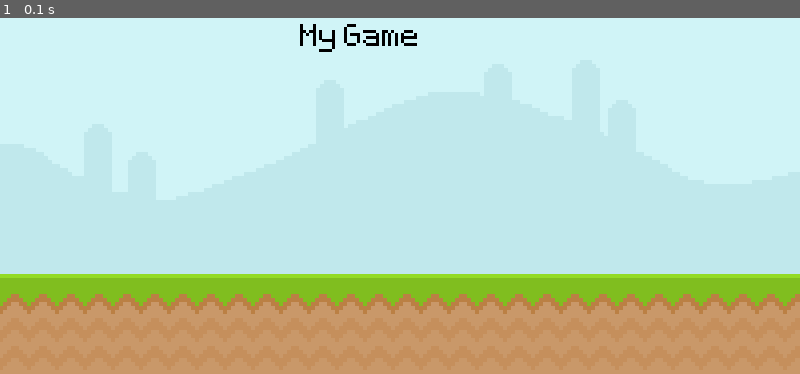
Above: before the commit, frame 1.
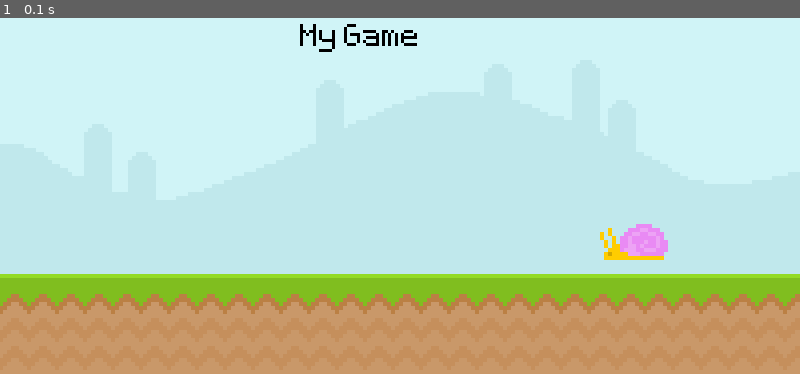
Above: after the commit, the same moment.

Repository: kalc1/Pygame-Test
Game: pygame game, started from Initial File.py
Same seed, same stepped clock (60 frames per second), same inputs: the game is played once before the commit and once after it.
Inputs:
- Up to frame 1 (0.1 s): no input

The runs differ from the first frame. In frame 1, 0.6% of the frame differs, in the area x 75-84%, y 57-68%.

Commit message:
import snail1.png and unto static surface

Diff:
--- a/Initial File.py
+++ b/Initial File.py
@@ -12,6 +12,9 @@
 ground_surface = pygame.image.load('C:/Users\kalco\Coding Projects\Python\Pygame-Test\graphics\ground.png')
 text_surface = test_font.render('My Game', False, 'Black') # (text, Anti-Aliasing, color)
 
+snail_surface = pygame.image.load('C:/Users\kalco\Coding Projects\Python\Pygame-Test\graphics\snail\snail1.png')
+snail_x_pos = 600
+
 running = True
 while running:
     # poll for events
@@ -24,6 +27,7 @@
     screen.blit(sky_surface, (0,0))
     screen.blit(ground_surface, (0,300))
     screen.blit(text_surface, (300, 50))
+    screen.blit(snail_surface, (snail_x_pos, 250))
 
     # update everything
     pygame.display.update()
